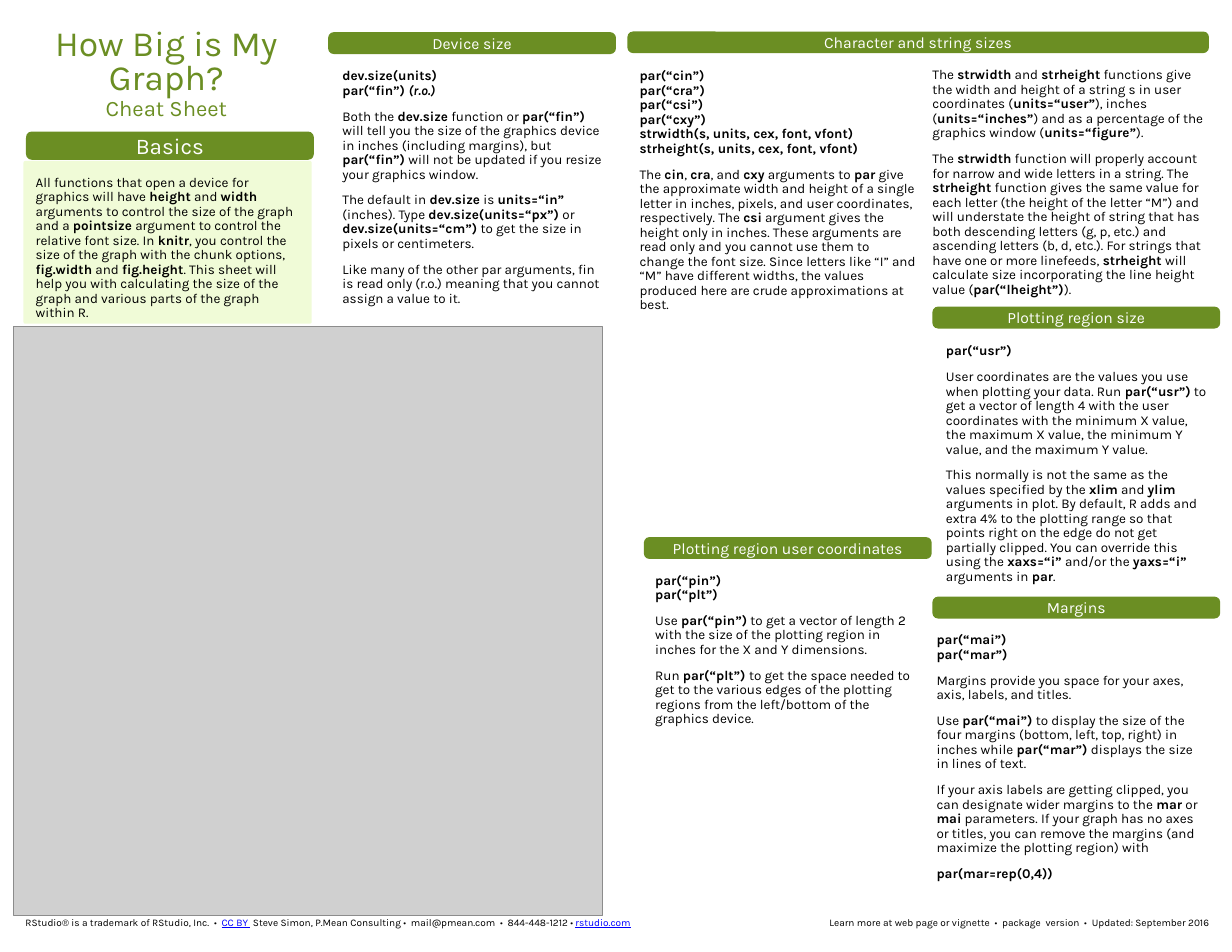
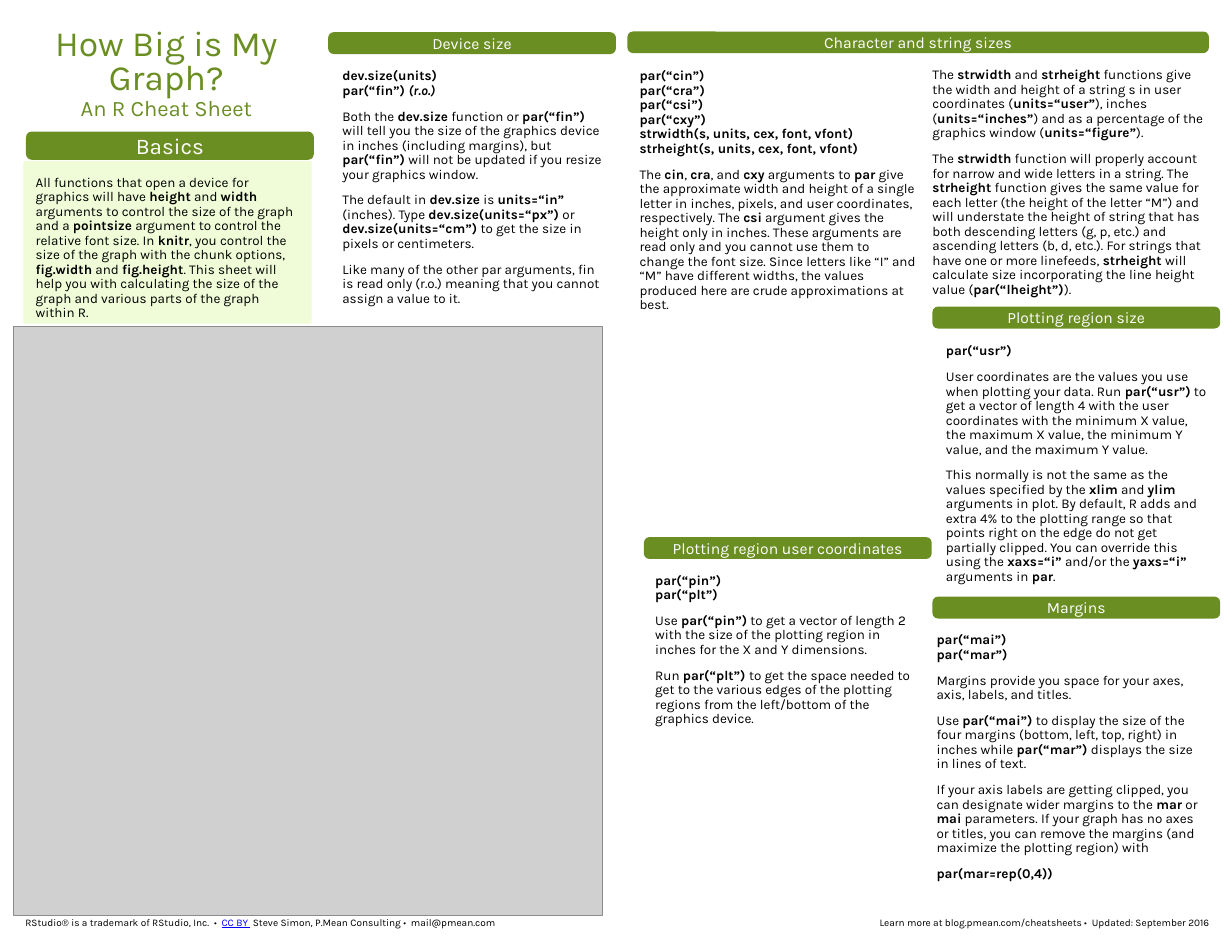
Before and after one commit to pmean/how-big-cheatsheet, a slide deck: slide 1 of how-big-is-my-graph.pptx. Drawn at 1232x952 pixels with LibreOffice and Linux fonts; fonts in the diff are those of the drawing; grey boxes stand for pictures. Boxes give left, top, right and bottom in pixels: in the first picture for what was removed or moved away, otherwise in the second. Text is boxed around its words. In the diff, an @@ line names an element or a change of style, - is before the commit and + after.

Commit message:
Cleaned up footers

```diff
--- a/how-big-is-my-graph.pptx
+++ b/how-big-is-my-graph.pptx
@@ title at <box>81,96,252,117</box>: text changed @@
-Cheat Sheet
+An R Cheat Sheet
@@ text at <box>25,919,495,929</box>: text changed @@
-RStudio® is a trademark of RStudio, Inc. • CC BY Steve Simon, P.Mean Consulting • mail@pmean.com • 844-448-1212 • rstudio.com
+RStudio® is a trademark of RStudio, Inc. • CC BY Steve Simon, P.Mean Consulting • mail@pmean.com
@@ text at <box>880,918,1209,929</box>: text changed @@
-Learn more at web page or vignette • package version • Updated: September 2016
+Learn more at blog.pmean.com/cheatsheets • Updated: September 2016
```
